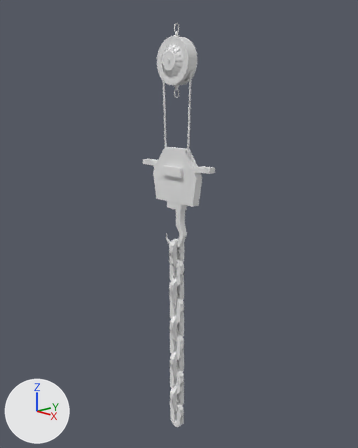
Renders of the Blender file Models/GroupD/Factory Kit/Factor Machinery/FM-005 Pulley Improved.blend from each side of a commit.
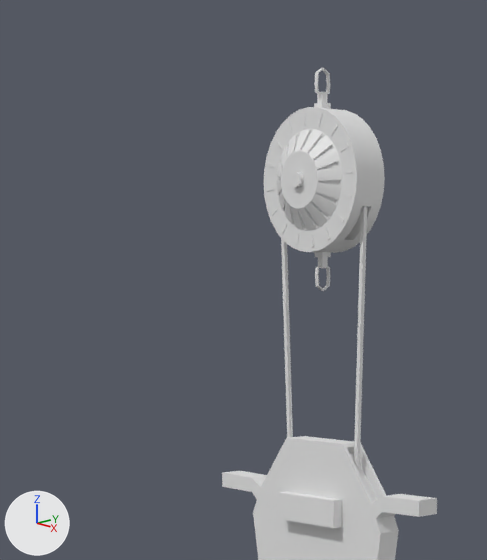
Old and new are each drawn whole from a 50 mm lens placed at (3.25, -3.03, 2.36), pointed at (-0.02, 0.05, 1.19) and again close up on the part from 19% to 65% of the width and 0% to 42% of the height. The axes (+X, +Y, +Z) are drawn at lower left. The lights are the same throughout.

In view in the first close-up: 'FM-005-Pulley-Holders', 'FM-005-PulleyCables', 'FM-005-PulleyHook2', 'FM-005-PulleyWheel'.
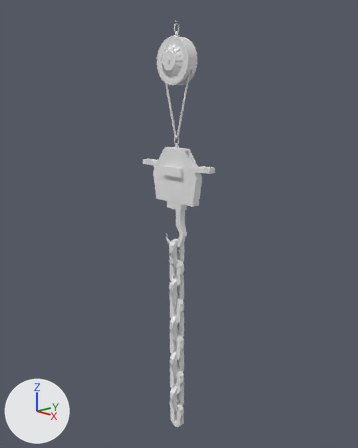
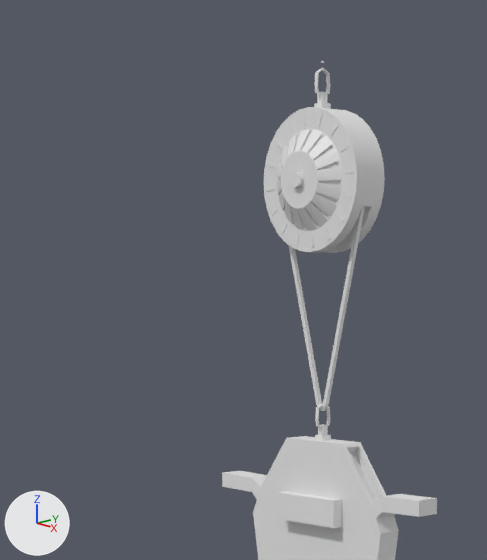
Where the change shows, as pixel boxes (x1, y1, x2, y2) in the close-ups (487 x 560 px):
```json
{"object": "FM-005-PulleyCables", "change": "reshaped", "before": [281, 206, 367, 473], "after": [288, 206, 365, 411]}
{"object": "FM-005-Pulley-Holders", "change": "moved, modifiers changed", "before": [314, 68, 331, 291], "after": [315, 403, 331, 441]}
```

Edits to the scene script, one JSON object a line:
```json
{"block": "me_cylinder_001", "where": "# used by ob_fm_005_pulleycables; location = (0.0, 0.0, 2.639); rotation_euler = (-1.571, 0.0, 0.0), in degrees (-90, 0, 0); scale = (0.196, 0.196, 0.054)"}
{"op": "remove", "block": "me_cylinder_001", "code": "me_cylinder_001.from_pydata(...)  # 84 vertices, 82 faces; spans x -0.93..0.93, y -0.93..4.67, z -0.11..0.11"}
{"op": "add", "block": "me_cylinder_001", "code": "me_cylinder_001.from_pydata(...)  # 92 vertices, 92 faces; spans x -0.93..0.93, y -0.93..3.31, z -0.16..0.11"}
{"block": "me_cylinder_001", "change": "me_cylinder_001 part 1"}
{"block": "me_cylinder_001", "change": "8 vertices are removed from x -0.75..0.75, y 4.67, z -0.11..0.11"}
{"block": "me_cylinder_001", "change": "10 faces are deleted"}
{"block": "me_cylinder_001", "change": "8 vertices are added at x -0.1..0.1, y 3.21..3.31, z -0.16..-0.11"}
{"block": "me_cylinder_001", "change": "8 new vertices lie (0.0, 0.0, 0.22) away from vertices in x -0.1..0.1, y 3.21..3.31, z -0.16..-0.11"}
{"block": "me_cylinder_001", "change": "20 new faces join them"}
{"op": "set", "path": "ob_fm_005_pulley_holders.location", "old": "(0.0, 0.0, 2.841)", "new": "(0.0, 0.0, 1.903)"}
{"block": "ob_fm_005_pulley_holders", "where": "_m = ob_fm_005_pulley_holders.modifiers.new('Mirror', 'MIRROR')"}
{"op": "set", "path": "_m.use_axis", "old": "(False, True, False)", "new": "(False, False, False)"}
```
